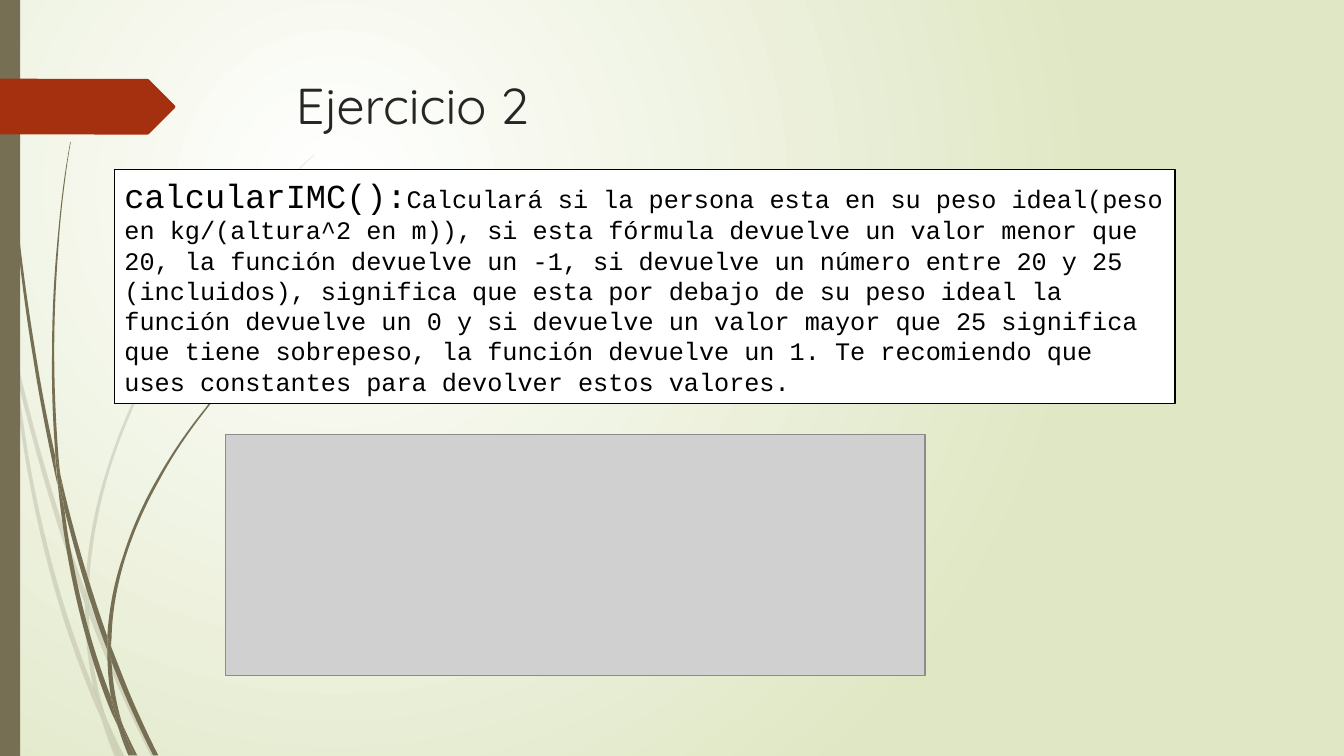
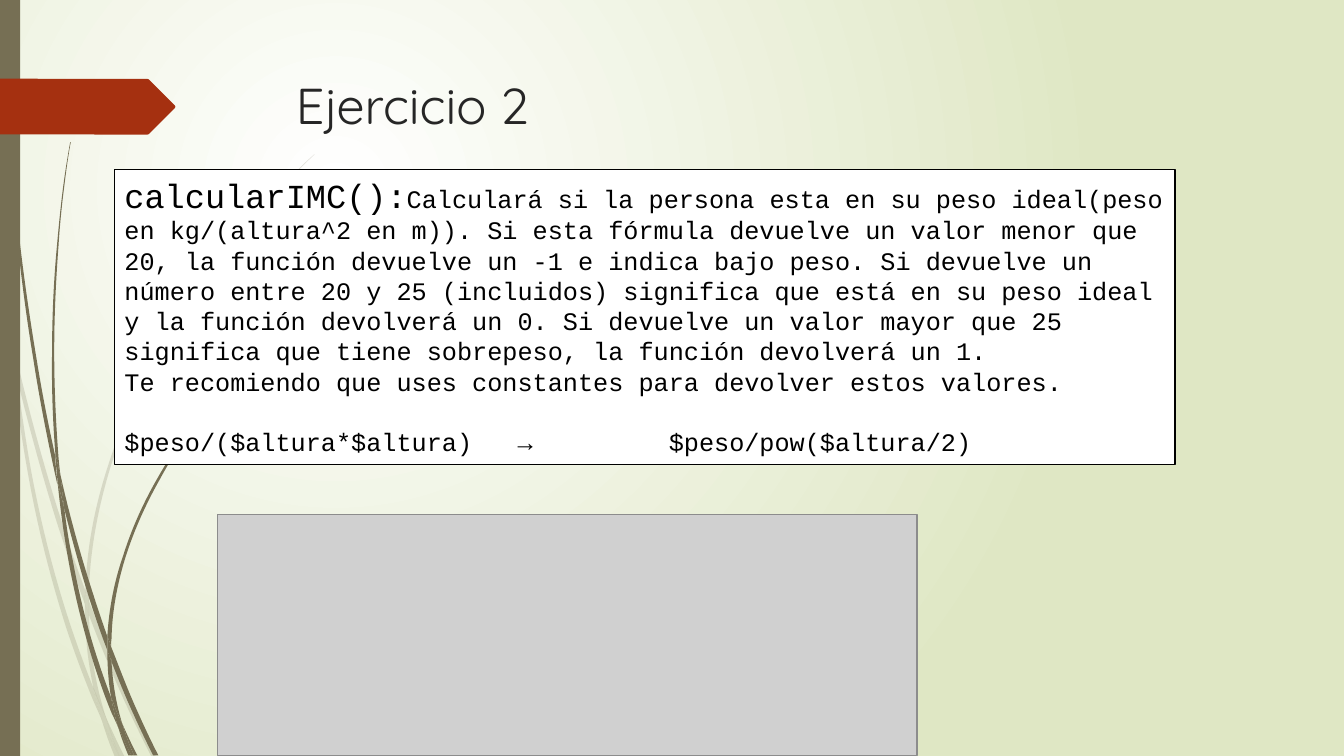
Before and after one commit to webferrol/php, a slide deck: slide 9 of poo/poo_sesion_3/POO_sesion_3.pptx. Drawn at 1344x756 pixels with LibreOffice and Linux fonts; fonts in the diff are those of the drawing; grey boxes stand for pictures. Boxes give left, top, right and bottom in pixels: in the first picture for what was removed or moved away, otherwise in the second. Text is boxed around its words. In the diff, an @@ line names an element or a change of style, - is before the commit and + after.

```diff
--- a/poo/poo_sesion_3/POO_sesion_3.pptx
+++ b/poo/poo_sesion_3/POO_sesion_3.pptx
@@ rectangle "calcularIMC():Calculará si la persona esta ...": place and size @@
-rectangle "calcularIMC():Calculará si la persona esta ..." at [115,169,1176,403]
+rectangle "calcularIMC():Calculará si la persona esta ..." at [115,169,1176,465]
@@ text in rectangle at [124,183,1163,457]: text changed @@
-calcularIMC():Calculará si la persona esta en su peso ideal(peso en kg/(altura^2 en m)), si esta fórmula devuelve un valor menor que 20, la función devuelve un -1, si devuelve un número entre 20 y 25 (incluidos), significa que esta por debajo de su peso ideal la función devuelve un 0 y si devuelve un valor mayor que 25 significa que tiene sobrepeso, la función devuelve un 1. Te recomiendo que uses constantes para devolver estos valores.
+calcularIMC():Calculará si la persona esta en su peso ideal(peso en kg/(altura^2 en m)). Si esta fórmula devuelve un valor menor que 20, la función devuelve un -1 e indica bajo peso. Si devuelve un número entre 20 y 25 (incluidos) significa que está en su peso ideal y la función devolverá un 0. Si devuelve un valor mayor que 25 significa que tiene sobrepeso, la función devolverá un 1.
+Te recomiendo que uses constantes para devolver estos valores.
+$peso/($altura*$altura) → $peso/pow($altura/2)
@@ picture: place and size @@
-picture at [226,435,926,677]
+picture at [218,514,918,756]
```
Also in this commit, not shown: 1 other file.
